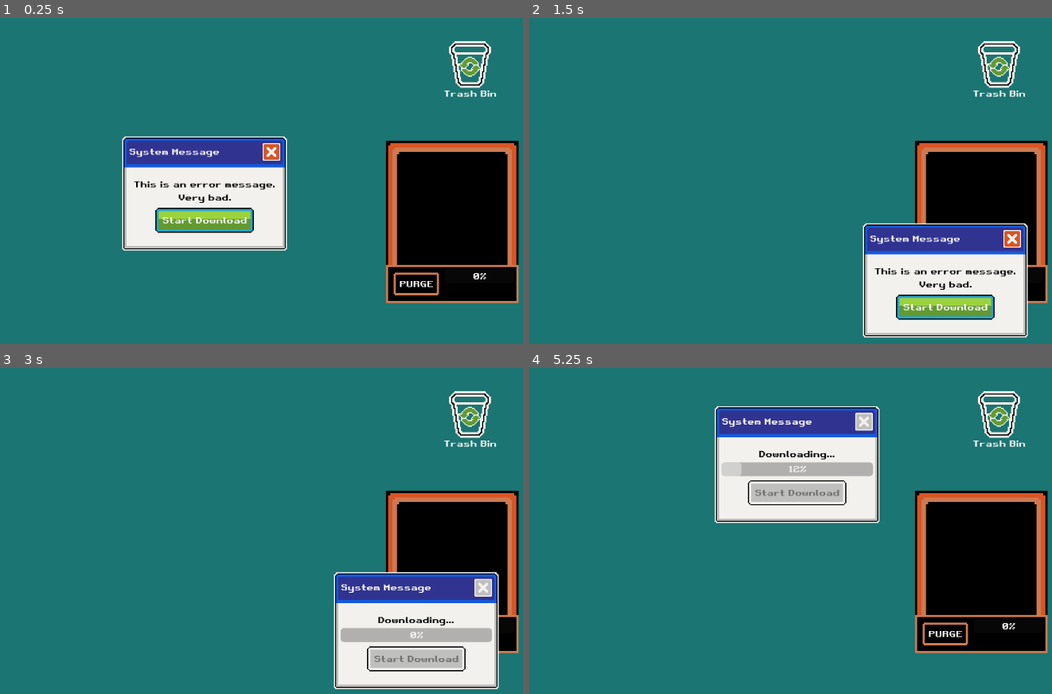
Above: before the commit, frames 1-4 (two rows, left to right).
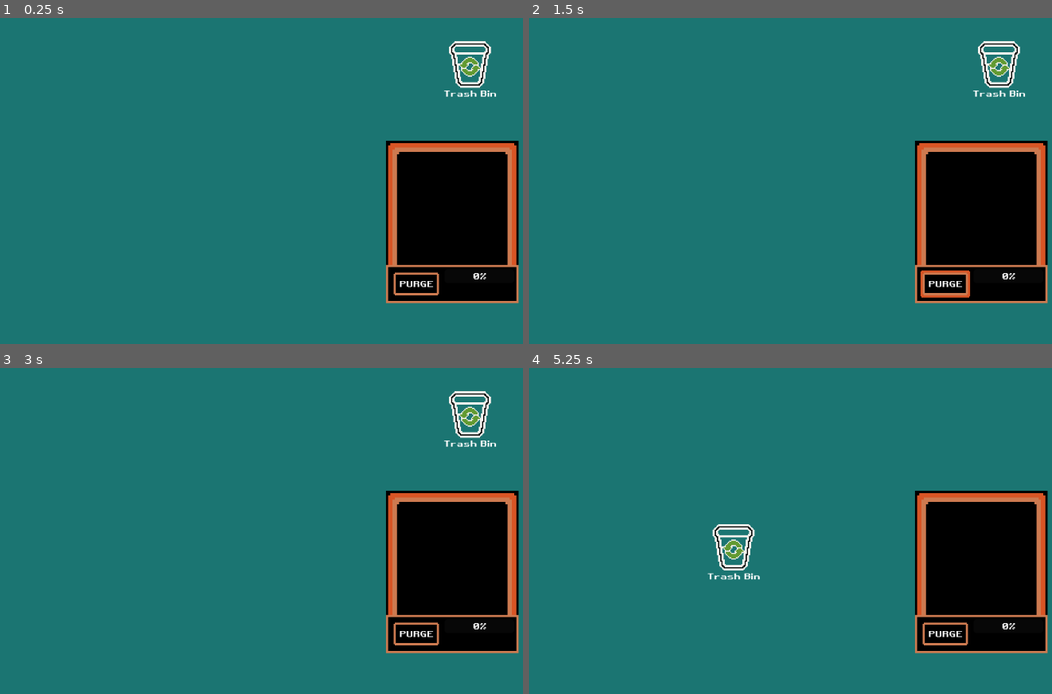
Above: after the commit, the same moments.

Repository: VileOar/ludum-dare-54
Game: Godot game, scene res://scenes/desktop.tscn
Two runs of this game, one before a commit and one after it. Both use one fixed random seed, a clock stepped at 60 frames per second and the inputs below. This scene is started directly instead of the project's main scene.
Inputs (mouse positions are in pixels of both pictures, inside the frame that each line leads up to):
- Up to frame 1 (0.25 s): no input
- Up to frame 2 (1.5 s): click "PURGE" at 0.5 s; click "PURGE" at 1.25 s
- Up to frame 3 (3 s): click "PURGE" at 2 s; click (418, 658) at 2.75 s, where only the run before the commit has a clickable "Start Download"
- Up to frame 4 (5.25 s): drag from (999, 413) to (732, 547) at 3.52 s; drag from (978, 557) to (999, 413) at 4.27 s; move the mouse to (795, 469) at 5.02 s; click (795, 469) at 5.17 s

The runs differ from the first frame. In frame 1, 11% of the frame differs, in the area x 23-55%, y 36-72%; in frame 2, 11%; in frame 3, 11%; in frame 4, 13%, in the area x 34-95%, y 7-66%.

Commit message:
post merge

Diff:
--- a/assets/themes/default_theme.tres
+++ b/assets/themes/default_theme.tres
@@ -182,6 +182,14 @@
 texture_margin_right = 8.0
 texture_margin_bottom = 8.0
 region_rect = Rect2(288, 288, 96, 96)
+
+[sub_resource type="StyleBoxTexture" id="StyleBoxTexture_pfm5d"]
+texture = ExtResource("1_xv5vh")
+texture_margin_left = 8.0
+texture_margin_top = 8.0
+texture_margin_right = 8.0
+texture_margin_bottom = 8.0
+region_rect = Rect2(0, 0, 96, 96)
 
 [sub_resource type="StyleBoxTexture" id="StyleBoxTexture_da8nw"]
 texture = ExtResource("1_xv5vh")
@@ -284,6 +292,7 @@
 IconButton/styles/hover = SubResource("StyleBoxTexture_oqctp")
 IconButton/styles/normal = SubResource("StyleBoxEmpty_3k1g4")
 IconButton/styles/pressed = SubResource("StyleBoxTexture_b44v1")
+Panel/styles/panel = SubResource("StyleBoxTexture_pfm5d")
 QuarantinePanel/base_type = &"PanelContainer"
 QuarantinePanel/styles/panel = SubResource("StyleBoxTexture_da8nw")
 SelectPanel/base_type = &"PanelContainer"
--- a/scenes/desktop.tscn
+++ b/scenes/desktop.tscn
@@ -37,8 +37,6 @@
 
 [node name="Windows" type="Node" parent="."]
 
-[node name="DownloadWindow" parent="Windows" instance=ExtResource("5_q1gx7")]
-
 [node name="MouseManager" parent="." instance=ExtResource("3_vdwjr")]
 
 [node name="Node" type="Node" parent="."]
--- a/scenes/windows/draggable_window.tscn
+++ b/scenes/windows/draggable_window.tscn
@@ -21,7 +21,6 @@
 
 [node name="PanelContainer2" type="PanelContainer" parent="VBoxContainer"]
 layout_mode = 2
-mouse_filter = 1
 theme_type_variation = &"TitlePanel"
 
 [node name="HBoxContainer" type="HBoxContainer" parent="VBoxContainer/PanelContainer2"]
@@ -44,7 +43,6 @@
 
 [node name="PanelContainer" type="PanelContainer" parent="VBoxContainer"]
 layout_mode = 2
-mouse_filter = 1
 theme_type_variation = &"WindowPanel"
 
 [node name="MarginContainer" type="MarginContainer" parent="VBoxContainer/PanelContainer"]
--- a/scripts/autoloads/global.gd
+++ b/scripts/autoloads/global.gd
@@ -130,7 +130,7 @@
 ## max disk space (could be altered by powerups)
 const MAX_DISK_SPACE = 1024
 ## not actually a limit for the trash bin itself but for its delay
-const MAX_TRASH_SPACE = 256
+const MAX_TRASH_SPACE = 512
 
 ## this assumes that we want the recycle window to always spawn in the same place
 const RECYCLE_WINDOW_POS := Vector2(256, 256)
--- a/scripts/files/download_spawner_file.gd
+++ b/scripts/files/download_spawner_file.gd
@@ -1,5 +1,9 @@
 extends ErrorExeFile
 class_name DownloadSpawnerFile
+
+func _ready():
+	super._ready()
+
 
 func on_timer_end():
 	if DownloadWindow.exist_counter <= 0:
Not shown: 1 places in assets/themes/default_theme.tres that only renumber resources
